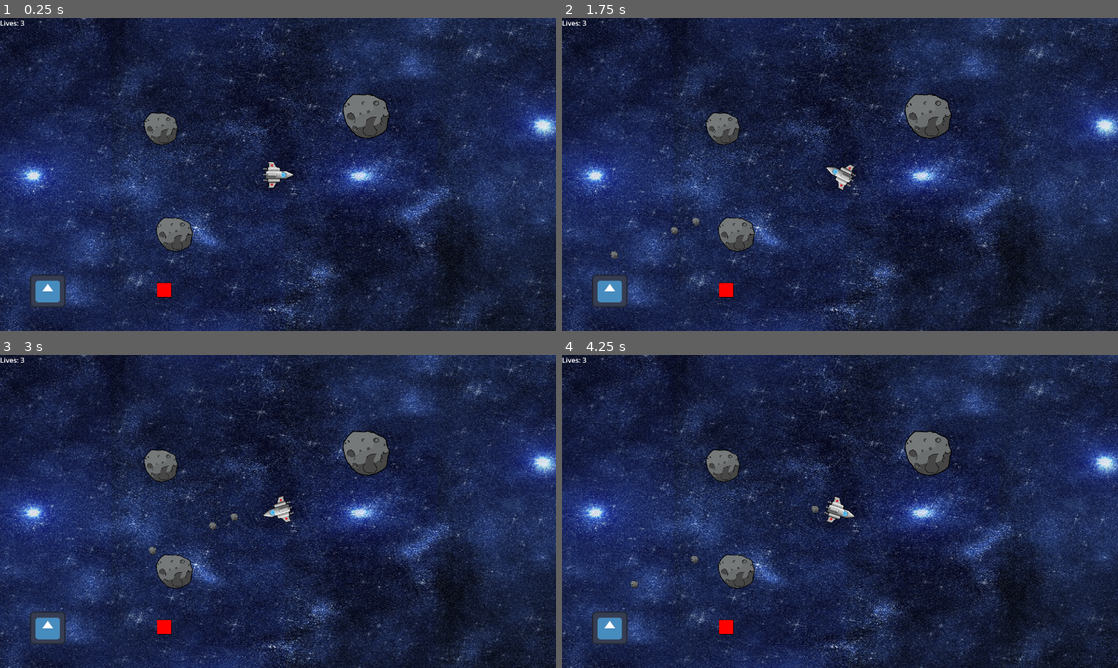
Above: before the commit, frames 1-4 (two rows, left to right).
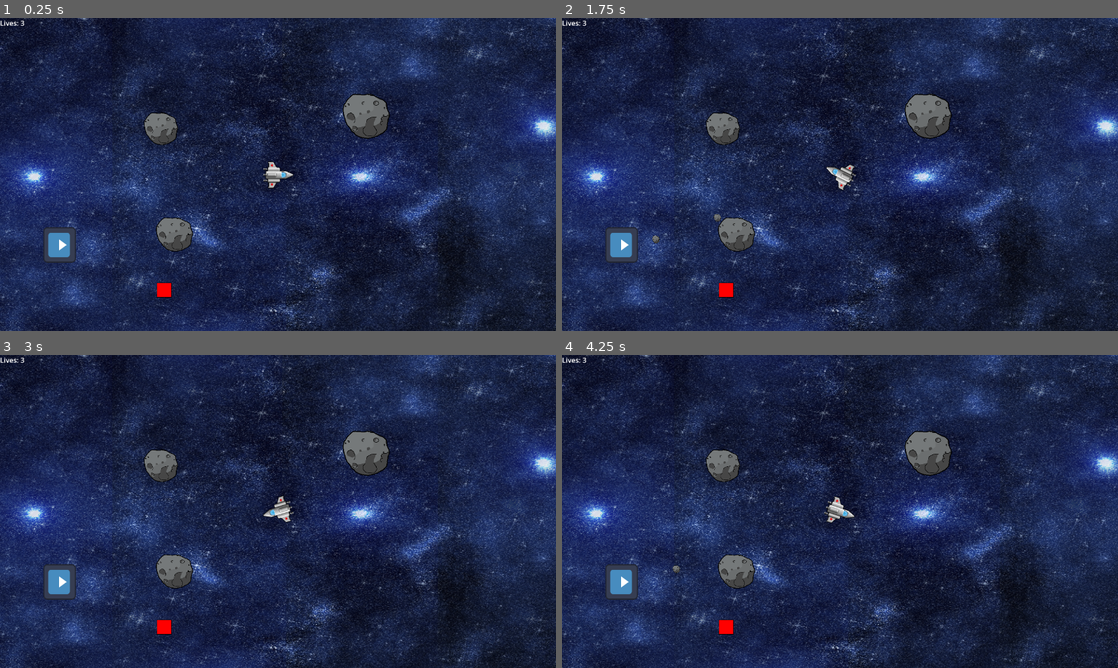
Above: after the commit, the same moments.

Repository: BenjaminLe1/obstacle-battle
Game: Godot game, scene res://world.tscn
The game is run twice, just before and just after one commit, with the same random seed, the same clock (stepped at 60 frames per second) and the same inputs. The engine's default icon, where the game draws it, is replaced by a stand-in: a white triangle on a blue panel in a dark square.
Inputs (mouse positions are in pixels of both pictures, inside the frame that each line leads up to):
- Up to frame 1 (0.25 s): no input
- Up to frame 2 (1.75 s): tap Enter (ui_accept) at 0.5, 0.77, 1.52 s; move the mouse to (962, 158) at 0.52 s; hold Right (ui_right) from 0.53 s (still down); move the mouse to (728, 190) at 1.27 s
- Up to frame 3 (3 s): move the mouse to (333, 442) at 2.02 s; release Right (ui_right) at 2.03 s; hold Left (ui_left) 2.03-2.78 s; move the mouse to (250, 574) at 2.77 s; hold Right (ui_right) from 2.78 s (still down)
- Up to frame 4 (4.25 s): keep holding Right (ui_right); tap Enter (ui_accept) at 3.02, 3.77 s; move the mouse to (1006, 558) at 3.52 s

The runs differ from the first frame. In frame 1, 15% of the frame differs, in the area x 0-100%, y 0-100%; in frame 2, 15%; in frame 3, 15%; in frame 4, 15%.

Commit message:
Merge time

Diff:
--- a/obstacle.gd
+++ b/obstacle.gd
@@ -1,6 +1,8 @@
 extends CharacterBody2D
 
 signal collision_count_updated(new_count)
+
+var pass_border = 0
 
 func _physics_process(delta):
 	var collision_info = move_and_collide(velocity * delta)
--- a/obstacle.tscn
+++ b/obstacle.tscn
@@ -10,10 +10,9 @@
 script = ExtResource("1_glh0s")
 
 [node name="CollisionShape2D" type="CollisionShape2D" parent="."]
-position = Vector2(-30, -17)
 shape = SubResource("RectangleShape2D_x7t1a")
 
 [node name="Sprite2D" type="Sprite2D" parent="."]
-position = Vector2(-30, -17)
+position = Vector2(1.90735e-06, -1.90735e-06)
 scale = Vector2(0.0288113, 0.0314554)
 texture = ExtResource("2_1i2dg")
--- a/project.godot
+++ b/project.godot
@@ -42,6 +42,26 @@
 "events": [Object(InputEventKey,"resource_local_to_scene":false,"resource_name":"","device":-1,"window_id":0,"alt_press …(192 unchanged characters)…
 ]
 }
+U={
+"deadzone": 0.5,
+"events": [Object(InputEventKey,"resource_local_to_scene":false,"resource_name":"","device":-1,"window_id":0,"alt_pressed":false,"shift_pressed":false,"ctrl_pressed":false,"meta_pressed":false,"pressed":false,"keycode":0,"physical_keycode":85,"key_label":0,"unicode":117,"location":0,"echo":false,"script":null)
+]
+}
+I={
+"deadzone": 0.5,
+"events": [Object(InputEventKey,"resource_local_to_scene":false,"resource_name":"","device":-1,"window_id":0,"alt_pressed":false,"shift_pressed":false,"ctrl_pressed":false,"meta_pressed":false,"pressed":false,"keycode":0,"physical_keycode":73,"key_label":0,"unicode":105,"location":0,"echo":false,"script":null)
+]
+}
+O={
+"deadzone": 0.5,
+"events": [Object(InputEventKey,"resource_local_to_scene":false,"resource_name":"","device":-1,"window_id":0,"alt_pressed":false,"shift_pressed":false,"ctrl_pressed":false,"meta_pressed":false,"pressed":false,"keycode":0,"physical_keycode":79,"key_label":0,"unicode":111,"location":0,"echo":false,"script":null)
+]
+}
+P={
+"deadzone": 0.5,
+"events": [Object(InputEventKey,"resource_local_to_scene":false,"resource_name":"","device":-1,"window_id":0,"alt_pressed":false,"shift_pressed":false,"ctrl_pressed":false,"meta_pressed":false,"pressed":false,"keycode":0,"physical_keycode":80,"key_label":0,"unicode":112,"location":0,"echo":false,"script":null)
+]
+}
 
 [rendering]
 
--- a/world.tscn
+++ b/world.tscn
@@ -1,17 +1,17 @@
-[gd_scene load_steps=12 format=3 uid="uid://camt2om73uxxu"]
+[gd_scene load_steps=11 format=3 uid="uid://camt2om73uxxu"]
 
 [ext_resource type="Texture2D" uid="uid://ruvyq6g4pk0c" path="res://backgroundSpace_01.1.png" id="1_8m3x3"]
 [ext_resource type="PackedScene" uid="uid://6nyuithkc6gx" path="res://player.tscn" id="1_wrisp"]
 [ext_resource type="Texture2D" uid="uid://dn1mxbxrqhgr5" path="res://icon.svg" id="2_3y5vq"]
-[ext_resource type="PackedScene" path="res://meteor1.tscn" id="2_r7unl"]
-[ext_resource type="PackedScene" uid="uid://lautpp3omp3q" path="res://hud.tscn" id="5_3khpd"]
+[ext_resource type="PackedScene" uid="uid://dpf7v36h4r0oq" path="res://meteor1.tscn" id="2_r7unl"]
+[ext_resource type="PackedScene" uid="uid://c12xj0tp25f3h" path="res://hud.tscn" id="5_3khpd"]
 [ext_resource type="PackedScene" uid="uid://bgb2lq8enpa8t" path="res://portal.tscn" id="5_3tvl3"]
 
 [sub_resource type="RectangleShape2D" id="RectangleShape2D_1wb73"]
-size = Vector2(1301, 26)
+size = Vector2(1299, 27)
 
 [sub_resource type="RectangleShape2D" id="RectangleShape2D_mqj0y"]
-size = Vector2(25.5, 755.5)
+size = Vector2(25, 754)
 
 [sub_resource type="GDScript" id="GDScript_qlby5"]
 script/source = "extends CharacterBody2D
@@ -22,6 +22,14 @@
 func _process(delta):
 	if Input.is_action_just_pressed(\"ui_accept\"):
 		shoot()
+	if Input.is_action_just_pressed(\"U\"):
+		rotation_degrees = 90
+	if Input.is_action_just_pressed(\"I\"):
+		position.x = -100
+		position.y = -100
+	if Input.is_action_just_pressed(\"O\"):
+		position.x = 100
+		position.y = 100
 	$Node2D.look_at(get_global_mouse_position())
 
 func shoot():
@@ -53,11 +61,8 @@
 func _on_area_2d_area_entered(area: Area2D) -> void:
 	if area.is_in_group(\"Portal\"):
 		position.x = 1088
-		position.y = -128
+		position.y = 128
 "
-
-[sub_resource type="RectangleShape2D" id="RectangleShape2D_pp0fg"]
-size = Vector2(76, 73)
 
 [sub_resource type="RectangleShape2D" id="RectangleShape2D_sxvxm"]
 size = Vector2(76, 72)
@@ -65,23 +70,23 @@
 [node name="world" type="Node2D" groups=["player"]]
 
 [node name="TextureRect" type="TextureRect" parent="."]
-offset_left = -132.0
-offset_top = -137.0
-offset_right = 1428.0
-offset_bottom = 912.0
+offset_left = -130.0
+offset_top = -135.0
+offset_right = 1430.0
+offset_bottom = 914.0
 texture = ExtResource("1_8m3x3")
 
 [node name="player" parent="." groups=["player"] instance=ExtResource("1_wrisp")]
 position = Vector2(640, 360)
 
-[node name="StaticBody2D" type="StaticBody2D" parent="."]
+[node name="StaticBody2D" type="StaticBody2D" parent="." groups=["Border"]]
 
 [node name="CollisionShape2D" type="CollisionShape2D" parent="StaticBody2D"]
 position = Vector2(638, -1)
 shape = SubResource("RectangleShape2D_1wb73")
 
 [node name="CollisionShape2D2" type="CollisionShape2D" parent="StaticBody2D"]
-position = Vector2(643.5, 726)
+position = Vector2(642.5, 726.5)
 shape = SubResource("RectangleShape2D_1wb73")
 
 [node name="CollisionShape2D3" type="CollisionShape2D" parent="StaticBody2D"]
@@ -89,7 +94,7 @@
 shape = SubResource("RectangleShape2D_mqj0y")
 
 [node name="CollisionShape2D4" type="CollisionShape2D" parent="StaticBody2D"]
-position = Vector2(0, 357)
+position = Vector2(0.5, 362)
 shape = SubResource("RectangleShape2D_mqj0y")
 
 [node name="Sprite2D" parent="." instance=ExtResource("2_r7unl")]
@@ -105,26 +110,26 @@
 scale = Vector2(0.144286, 0.141428)
 
 [node name="player2" type="CharacterBody2D" parent="."]
+position = Vector2(138, 522)
 script = SubResource("GDScript_qlby5")
 
-[node name="CollisionShape2D" type="CollisionShape2D" parent="player2"]
-position = Vector2(108, 626)
-shape = SubResource("RectangleShape2D_pp0fg")
-
 [node name="Sprite2D" type="Sprite2D" parent="player2"]
-position = Vector2(110, 628)
-scale = Vector2(0.634766, 0.587891)
+position = Vector2(-0.812513, 0)
+rotation = 1.5708
+scale = Vector2(0.637695, 0.587891)
 texture = ExtResource("2_3y5vq")
 
 [node name="Node2D" type="Node2D" parent="player2"]
-position = Vector2(110, 578)
+position = Vector2(40, 0)
+scale = Vector2(1.08472, 0.921899)
 
 [node name="Marker2D" type="Marker2D" parent="player2/Node2D"]
 visible = false
-position = Vector2(3, 1)
+position = Vector2(1.19209e-06, -6.79493e-06)
 
 [node name="Area2D" type="Area2D" parent="player2"]
-position = Vector2(109, 626)
+visible = false
+position = Vector2(-1, 0)
 
 [node name="CollisionShape2D" type="CollisionShape2D" parent="player2/Area2D"]
 visible = false
Not shown: 1 places in hud.tscn that only renumber resources
